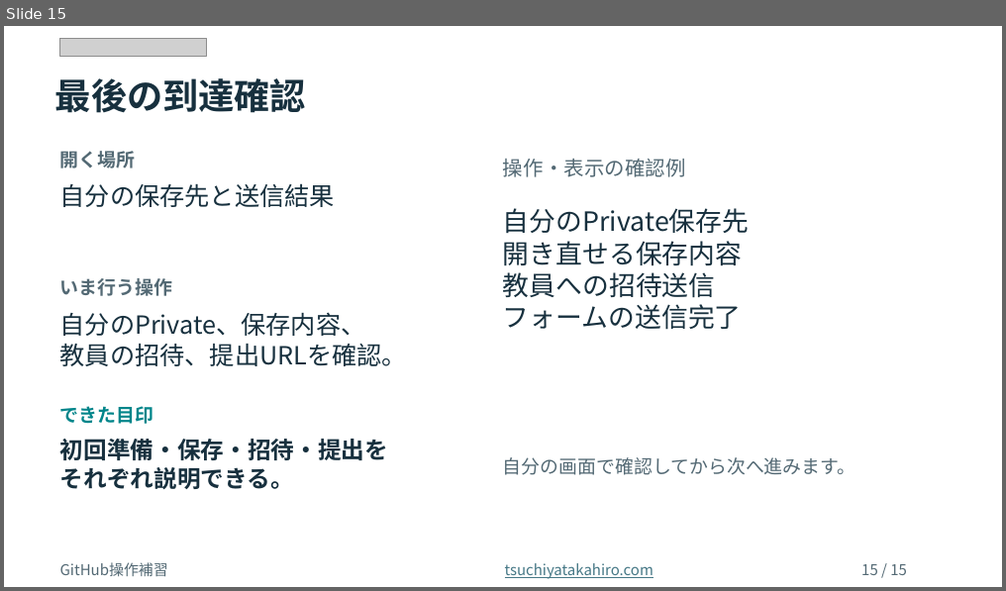
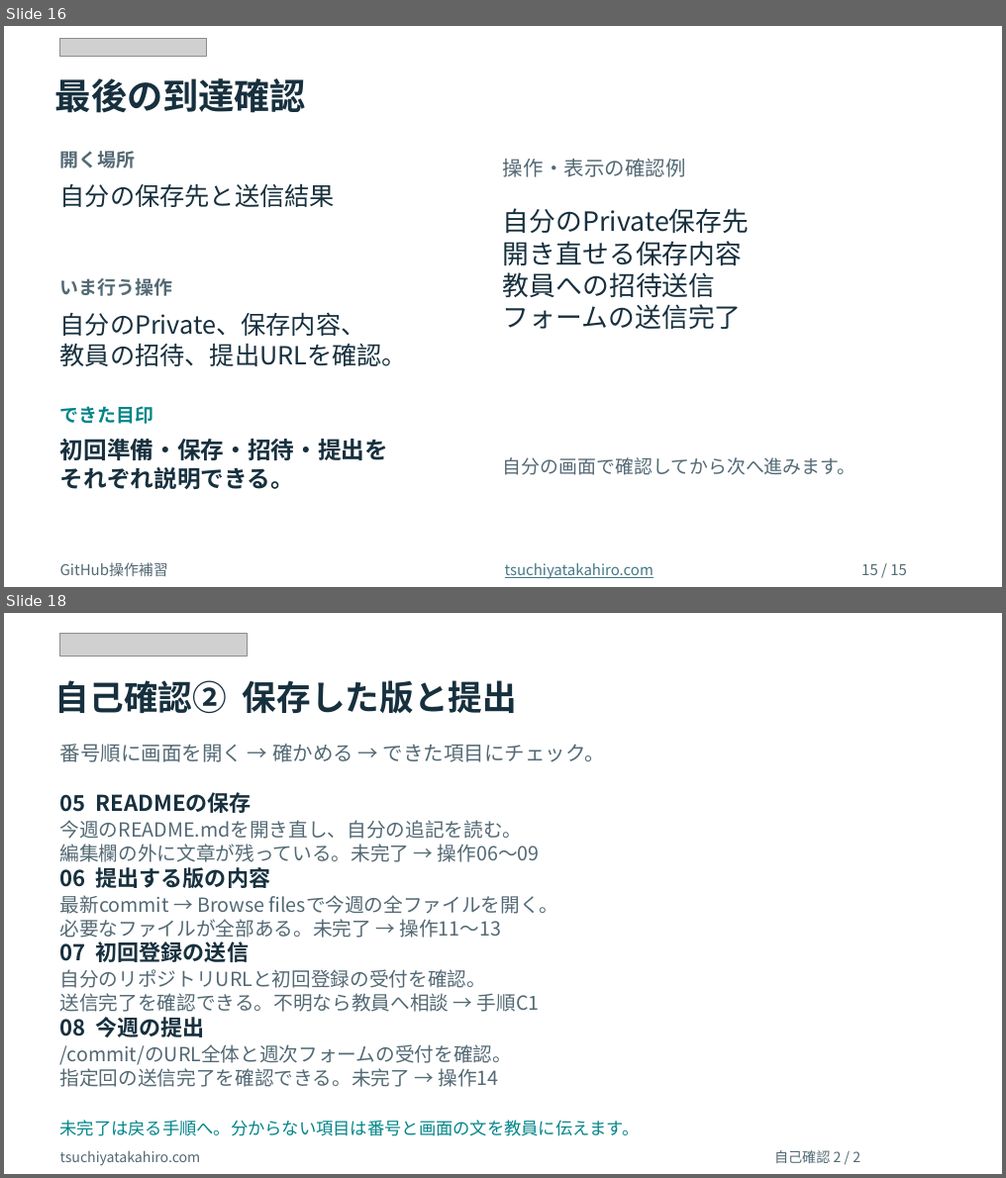
Before and after one commit to tsuchiyatakahirolab/ai-data-literacy, a slide deck: slides/GitHub_Hands_On_JA.pptx. Shown one above the other, each under a label of ours: slide 15 before the commit, slides 16 and 18 after it; the slides between them are not shown. The pictures are 1006x591 and 1006x1178 pixels, drawn with LibreOffice and Linux fonts; fonts in the diff are those of the drawing; grey boxes stand for pictures. Boxes give left, top, right and bottom in pixels: in the first picture for what was removed or moved away, otherwise in the second. Text is boxed around its words. In the diff, an @@ line names an element or a change of style, - is before the commit and + after.

```diff
--- a/slides/GitHub_Hands_On_JA.pptx
+++ b/slides/GitHub_Hands_On_JA.pptx
@@ slide 18 added at box(4, 613, 1002, 1174), background #FFFFFF @@
@@ picture added at box(60, 633, 248, 656) @@
@@ text added at box(55, 680, 517, 713), 33 pt, text #17303E, bold @@
+自己確認② 保存した版と提出
@@ text added at box(60, 744, 605, 762), 19.5 pt, text #536974 @@
+番号順に画面を開く → 確かめる → できた項目にチェック。
@@ text added at box(60, 792, 252, 813), 21 pt, text #17303E, bold @@
+05 READMEの保存
@@ text added at box(60, 820, 540, 862), 18.8 pt, text #536974 @@
+今週のREADME.mdを開き直し、自分の追記を読む。
+編集欄の外に文章が残っている。未完了 → 操作06〜09
@@ text added at box(60, 867, 270, 888), 21 pt, text #17303E, bold @@
+06 提出する版の内容
@@ text added at box(60, 895, 558, 938), 18.8 pt, text #536974 @@
+最新commit → Browse filesで今週の全ファイルを開く。
+必要なファイルが全部ある。未完了 → 操作11〜13
@@ text added at box(60, 942, 249, 962), 21 pt, text #17303E, bold @@
+07 初回登録の送信
@@ text added at box(60, 969, 540, 1012), 18.8 pt, text #536974 @@
+自分のリポジトリURLと初回登録の受付を確認。
+送信完了を確認できる。不明なら教員へ相談 → 手順C1
@@ text added at box(60, 1017, 205, 1038), 21 pt, text #17303E, bold @@
+08 今週の提出
@@ text added at box(60, 1045, 512, 1087), 18.8 pt, text #536974 @@
+/commit/のURL全体と週次フォームの受付を確認。
+指定回の送信完了を確認できる。未完了 → 操作14
@@ text added at box(60, 1120, 640, 1137), 16.5 pt, text #00858A @@
+未完了は戻る手順へ。分からない項目は番号と画面の文を教員に伝えます。
@@ text added at box(60, 1151, 201, 1166), 13.5 pt, text #536974 @@
+tsuchiyatakahiro.com
@@ text added at box(774, 1151, 860, 1163), 13.5 pt, text #536974 @@
+自己確認 2 / 2
@@ what was slide 15 is now slide 16 @@
```
Also in this commit, not shown: 2 other slides added, 24 other files.
